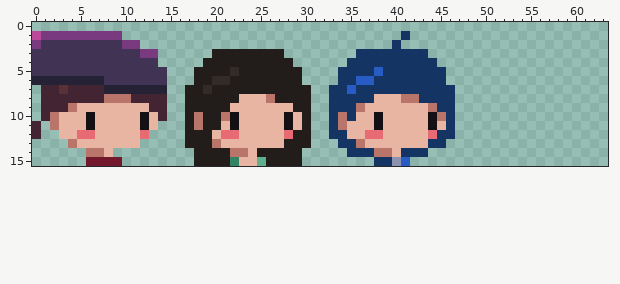
File history of a sprite sheet, Assets/Sprites/SmallFaces2-Sheet.png. Above, as it was before the edit.
The file is 96x16 pixels. Shown: x 0..63, y 0..15.
The result:
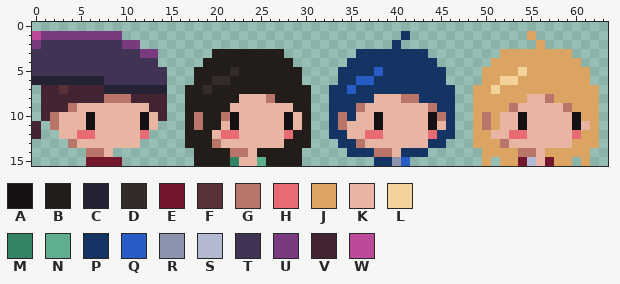
Palette (. is transparent): A #141013  B #221c1a  C #242234  D #322b28  E #73172d  F #5b3138  G #ba756a  H #e86a73  J #dba463  K #e9b5a3  L #f4d29c  M #328464  N #5daf8d  P #143464  Q #285cc4  R #8b93af  S #b3b9d1  T #403353  U #793a80  V #422433  W #bc4a9b
What changed:
The author put colour A in rows 10 to 11 at x 54 and 60.
The author put colour E in row 15 at x 54 and 57.
The author put colour G in row 8 at x 57; in row 9 at x 53 and 59; in rows 10 to 11 at x 50; in row 13 at x 52; in row 14 at x 54 to 55.
The author put colour H in row 12 at x 53 to 54 and 60.
The author put colour J in row 1 at x 55; in row 2 at x 56; in row 3 at x 52 to 59; in row 4 at x 51 to 60; in row 5 at x 50 to 53 and 55 to 61; in row 6 at x 50 to 51 and 54 to 61.
The author put colour J in row 7 at x 49 to 50 and 52 to 62; in row 8 at x 49 to 54 and 58 to 62; in row 9 at x 49 to 52 and 60 to 62; in row 10 at x 49, 51 and 61 to 62; in row 11 at x 49, 51 and 62; in row 12 at x 49 to 50 and 61 to 62.
The author put colour J in row 13 at x 49 to 51 and 60 to 62; in row 14 at x 50 to 53 and 57 to 61; in row 15 at x 50, 52 to 53, 58 to 59 and 61.
The author put colour K in row 8 at x 55 to 56; in row 9 at x 54 to 58; in row 10 at x 52 to 53 and 55 to 59; in row 11 at x 52 to 53, 55 to 59 and 61; in row 12 at x 51 to 52 and 55 to 59; in row 13 at x 53 to 59.
The author put colour K in rows 14 to 15 at x 56.
The author put colour L in row 5 at x 54; in row 6 at x 52 to 53; in row 7 at x 51.
The author put colour S in row 15 at x 55.
Where, in picture pixels (left, top, right, bottom), the same in both pictures:
added: (473, 31, 599, 166)
